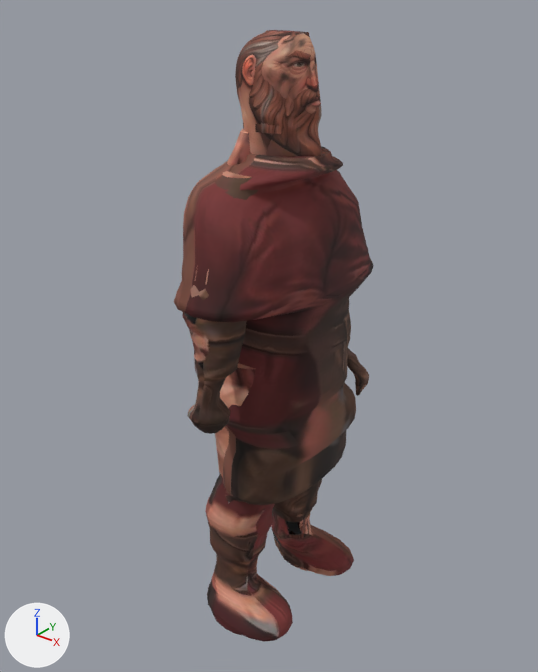
Before and after pictures for a commit that changed the glTF model assets/models/npcs/npc_smith.glb.
The view is the same before and after, from a 50 mm camera at (1.252, -1.588, 1.944) aimed at (-0.013, -0.007, 0.964). Arrows for +X, +Y and +Z are at lower left; the lights stay in place. The picture after the commit comes second. Vertices at exactly the same position are counted once.

Names of what the first picture shows: 'arm_L'.
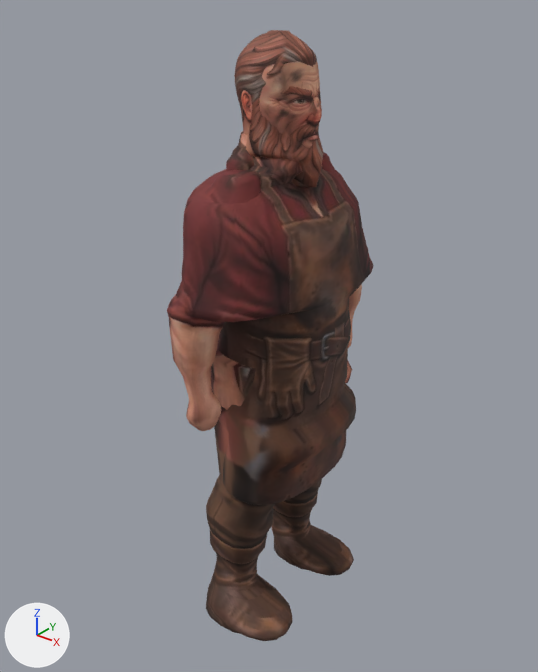
Patch to the scene script:
```diff
--- a/assets/models/npcs/npc_smith.glb.py
+++ b/assets/models/npcs/npc_smith.glb.py
@@ me_arm_l @@
 # used by ob_arm_l; location = (0.0, 0.0, 0.0)
-me_arm_l.from_pydata(...)  # 3480 vertices, 6932 faces; spans x -0.17..0.23, y -0.38..0.37, z 0.01..1.82
+me_arm_l.from_pydata(...)  # 3682 vertices, 7336 faces; spans x -0.17..0.23, y -0.37..0.37, z 0.01..1.82
+# me_arm_l part 1: 528 vertices moved from x -0.16..0.18, y -0.36..0.36, z 0.78..1.82 to x -0.16..0.15, y -0.36..0.36, z 0.78..1.82; 796 vertices removed from x -0.15..0.16, y -0.38..0.36, z 0.69..1.82; 1094 vertices added at x -0.16..0.15, y -0.37..0.36, z 0.7..1.82
+# me_arm_l part 2: 154 vertices moved from x -0.14..0.18, y -0.28..0.28, z 0.01..0.35 to x -0.14..0.19, y -0.28..0.28, z 0.01..0.35; 136 vertices removed from x -0.14..0.2, y -0.28..0.28, z 0.01..0.38; 40 vertices added at x -0.13..0.11, y -0.28..0.28, z 0.01..0.35
+# me_arm_l part 3: 3929 kept faces spanning x -0.17..0.23, y -0.36..0.37, z 0.01..1.82 get new texture (UV) coordinates
 me_arm_l.materials.append(mat_body)
```

Location of each change, [x1, y1, x2, y2] in pixels of the pictures (538 x 672 px; the box of a moved part takes in the faces that stretch with it):
'arm_L', reshaped: before [174, 30, 373, 642]; after [167, 30, 373, 641]
part 1 of me_arm_l, moved or reshaped: before [182, 30, 369, 434]; after [167, 30, 362, 431]
part 2 of me_arm_l, moved or reshaped: before [205, 479, 354, 642]; after [206, 479, 352, 641]
part 3 of me_arm_l, surface changed: before [174, 32, 373, 639]; after [167, 34, 373, 639]
